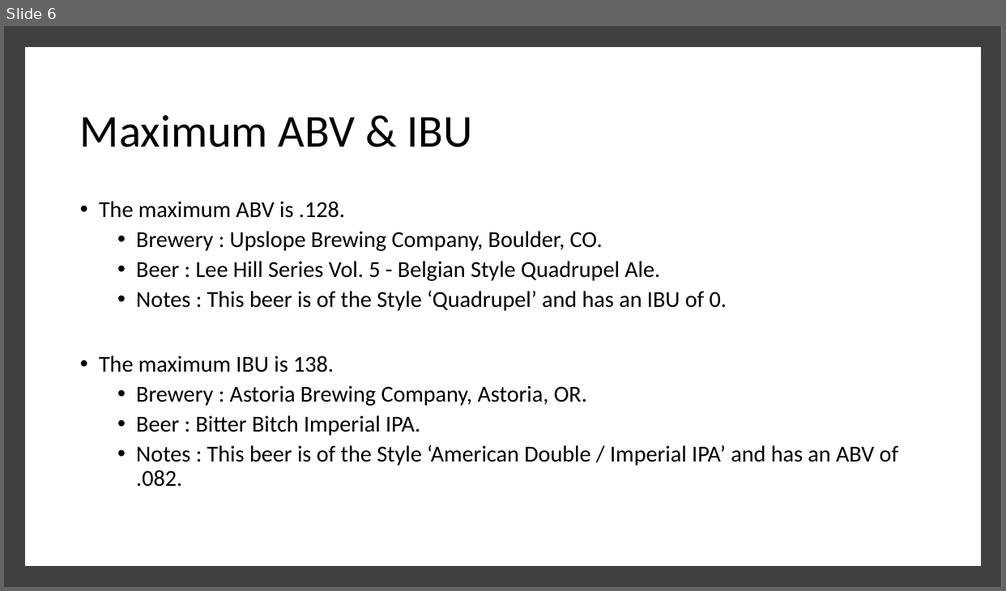
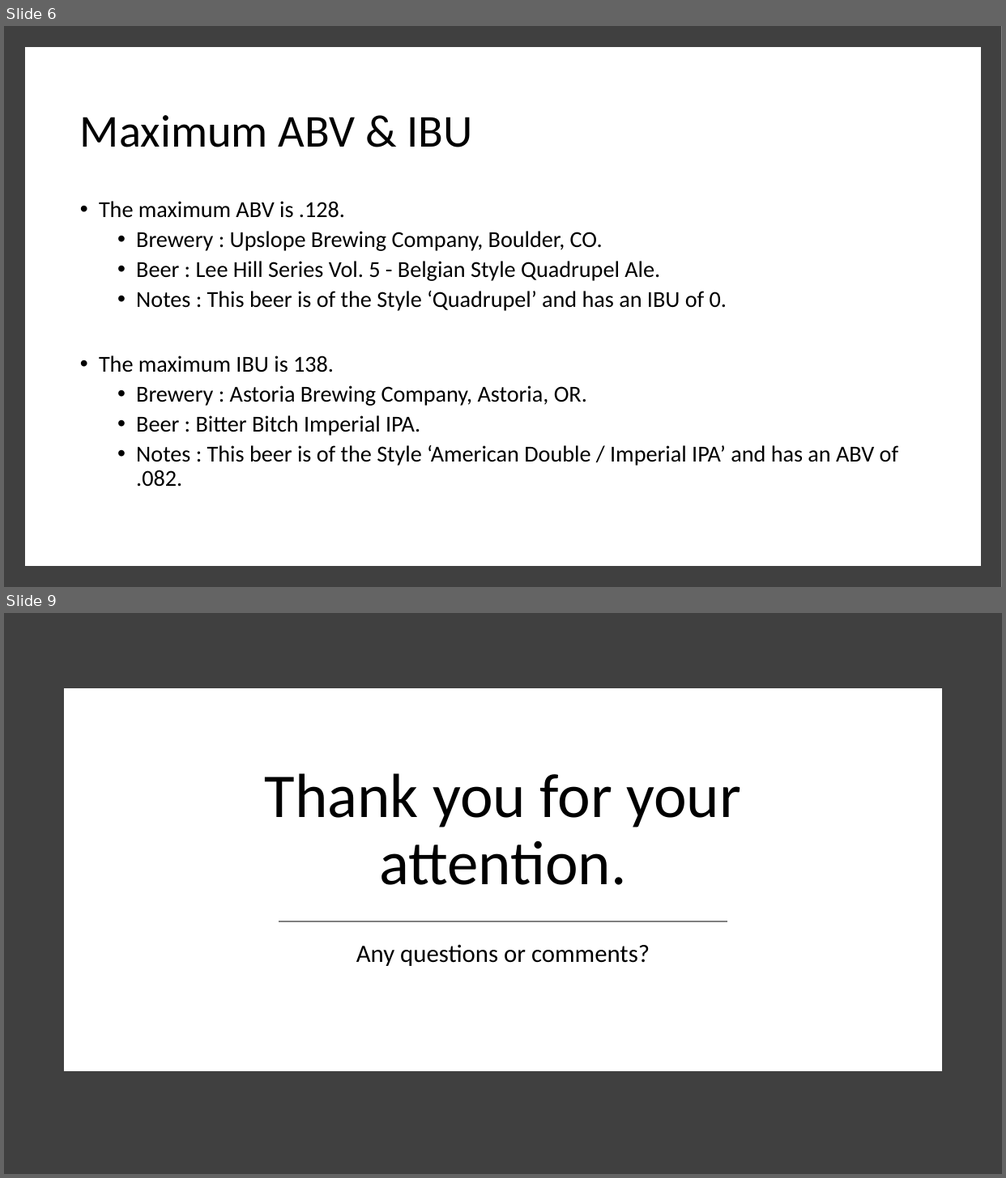
Before and after one commit to ericlaigaie/Case-Study-01, a slide deck: EDA_Presentation.pptx. Shown one above the other, each under a label of ours: slide 6 before the commit, slides 6 and 9 after it; the slides between them are not shown. The pictures are 1006x591 and 1006x1178 pixels, drawn with LibreOffice and Linux fonts; fonts in the diff are those of the drawing. Boxes give left, top, right and bottom in pixels: in the first picture for what was removed or moved away, otherwise in the second. Text is boxed around its words. In the diff, an @@ line names an element or a change of style, - is before the commit and + after.

```diff
--- a/EDA_Presentation.pptx
+++ b/EDA_Presentation.pptx
@@ slide 9 added at box(4, 613, 1002, 1174), background #FFFFFF @@
@@ rectangle added at box(4, 613, 1002, 1174), fill #404040 @@
@@ rectangle added at box(69, 693, 937, 1066), fill #FFFFFF, outline #FFFFFF 10 pt @@
@@ title added at box(265, 773, 741, 885), 60 pt, text #000000 @@
+Thank you for your attention.
@@ line added from (279, 922) to (728, 922), #808080 1.75 pt @@
@@ subtitle added at box(356, 944, 650, 966), 24 pt, text #000000 @@
+Any questions or comments?
```
Also in this commit, not shown: 3 slides changed.
